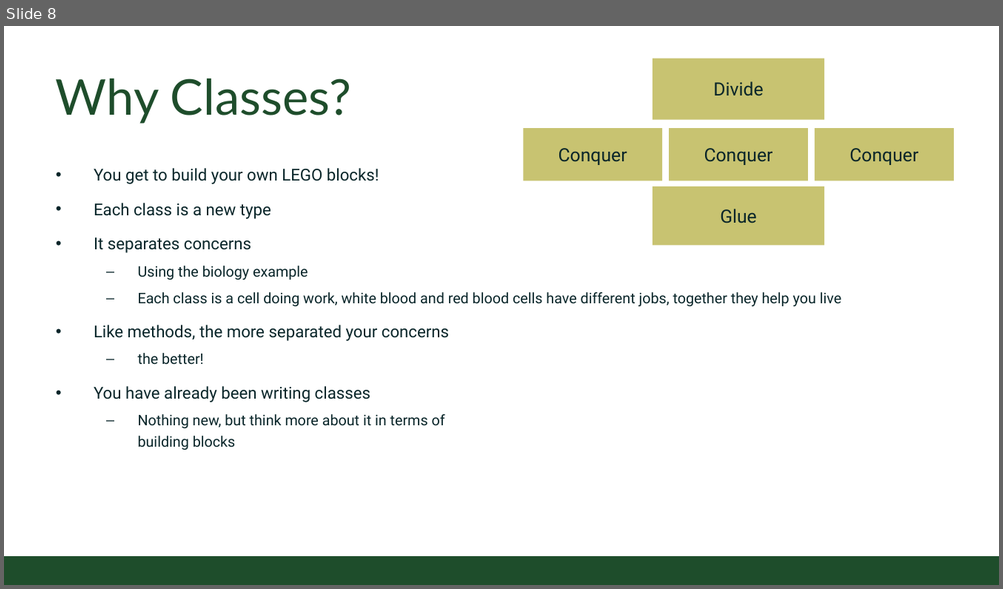
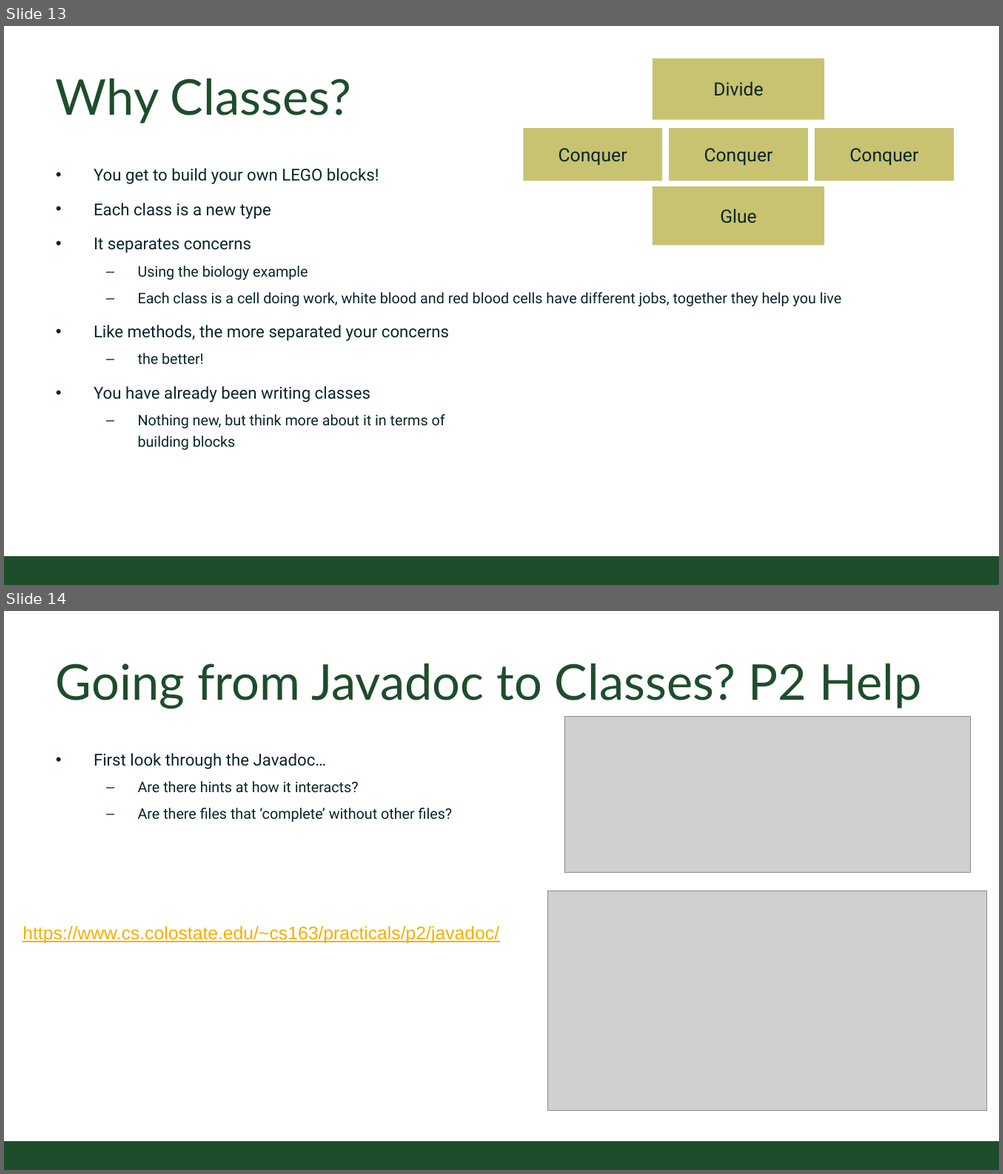
Before and after one commit to CSU-CompSci-CS163-4/Handouts, a slide deck: slides/On-Campus/05_02_Classes.pptx. Shown one above the other, each under a label of ours: slide 8 before the commit, slides 13 and 14 after it. The pictures are 1003x589 and 1003x1174 pixels, drawn with LibreOffice and Linux fonts; fonts in the diff are those of the drawing; grey boxes stand for pictures; background and template pictures are left out. Boxes give left, top, right and bottom in pixels: in the first picture for what was removed or moved away, otherwise in the second. Text is boxed around its words. In the diff, an @@ line names an element or a change of style, - is before the commit and + after.

Commit message:
added slides on P2, also removed the required .iml to prevent class between different devs

```diff
--- a/slides/On-Campus/05_02_Classes.pptx
+++ b/slides/On-Campus/05_02_Classes.pptx
@@ slide 14 added at (x1=4, y1=611, x2=999, y2=1170), background #FFFFFF; not listed: 1 template element that a slide beside it also shows @@
@@ title added at (x1=56, y1=664, x2=921, y2=709), 54 pt, text #1E4D2B @@
+Going from Javadoc to Classes? P2 Help
@@ picture added at (x1=564, y1=716, x2=970, y2=872) @@
@@ text added at (x1=94, y1=753, x2=452, y2=822), 16 pt, text #092529 @@
+• First look through the Javadoc…
+  – Are there hints at how it interacts?
+  – Are there files that ‘complete’ without other files?
@@ picture added at (x1=548, y1=891, x2=986, y2=1111) @@
@@ text added at (x1=22, y1=926, x2=499, y2=943), 20 pt, text #F3B000, underline @@
+https://www.cs.colostate.edu/~cs163/practicals/p2/javadoc/
@@ what was slide 8 is now slide 13 @@
```
Also in this commit, not shown: 2 slides changed, 7 other slides added.
